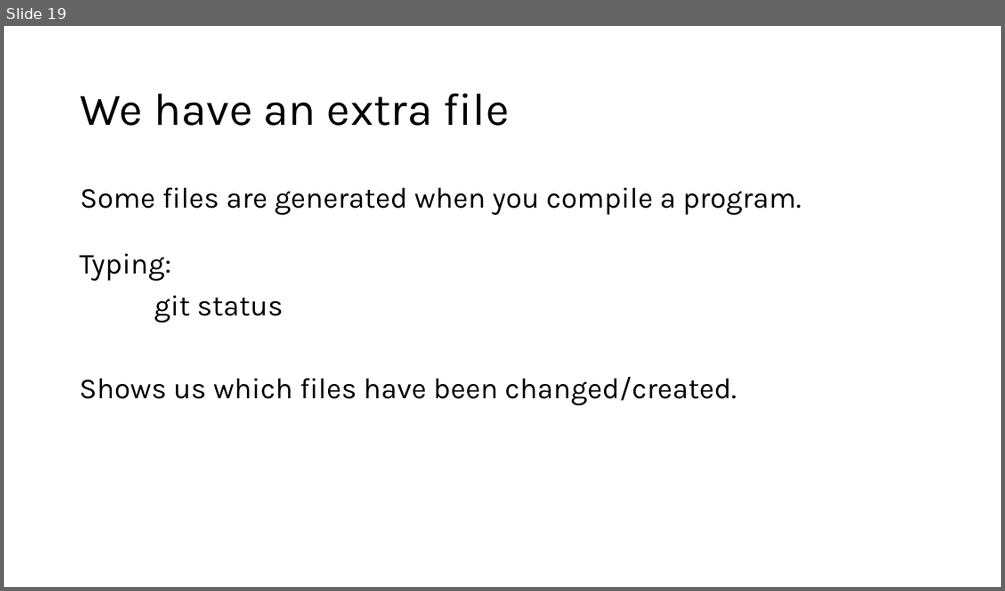
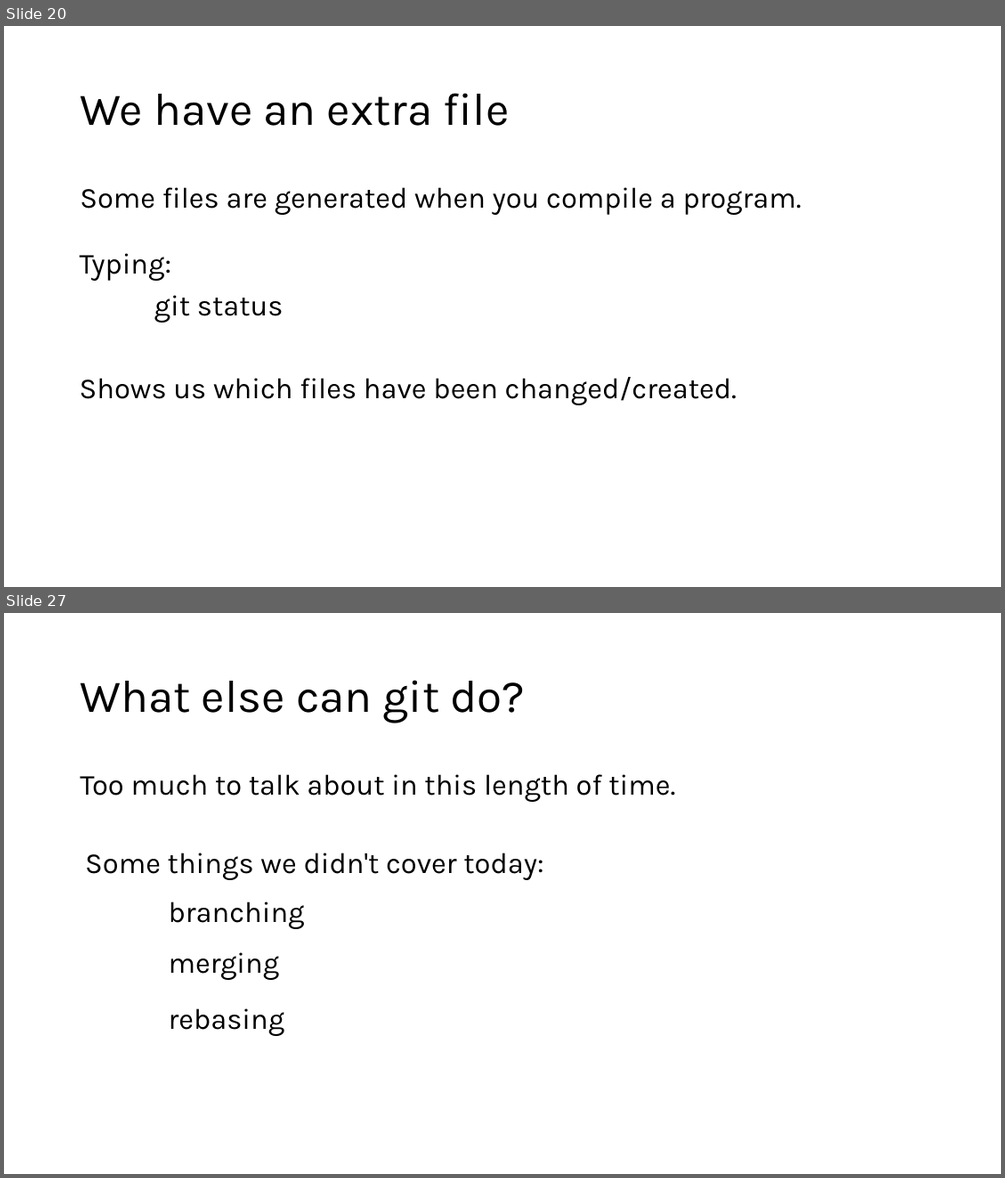
Before and after one commit to theycallmemac/talks, a slide deck: Git/Intro-To-Git/Git.pptx. Shown one above the other, each under a label of ours: slide 19 before the commit, slides 20 and 27 after it; the slides between them are not shown. The pictures are 1005x591 and 1005x1178 pixels, drawn with LibreOffice and Linux fonts; fonts in the diff are those of the drawing; background and template pictures are left out. Boxes give left, top, right and bottom in pixels: in the first picture for what was removed or moved away, otherwise in the second. Text is boxed around its words. In the diff, an @@ line names an element or a change of style, - is before the commit and + after.

```diff
--- a/Git/Intro-To-Git/Git.pptx
+++ b/Git/Intro-To-Git/Git.pptx
@@ slide 27 added at (4,613,1001,1174), background picture (left out) @@
@@ title added at (80,680,526,722), 44 pt, text #000000 @@
+What else can git do?
@@ text added at (80,774,675,802), 28 pt, text #000000 @@
+Too much to talk about in this length of time.
@@ text added at (85,852,543,880), 28 pt, text #000000 @@
+Some things we didn't cover today:
@@ text added at (169,901,305,929), 28 pt, text #000000 @@
+branching
@@ text added at (169,952,280,980), 28 pt, text #000000 @@
+merging
@@ text added at (169,1008,285,1036), 28 pt, text #000000 @@
+rebasing
@@ what was slide 19 is now slide 20 @@
```
Also in this commit, not shown: 12 slides changed, 3 other slides added, 2 slides removed, 10 other files.
